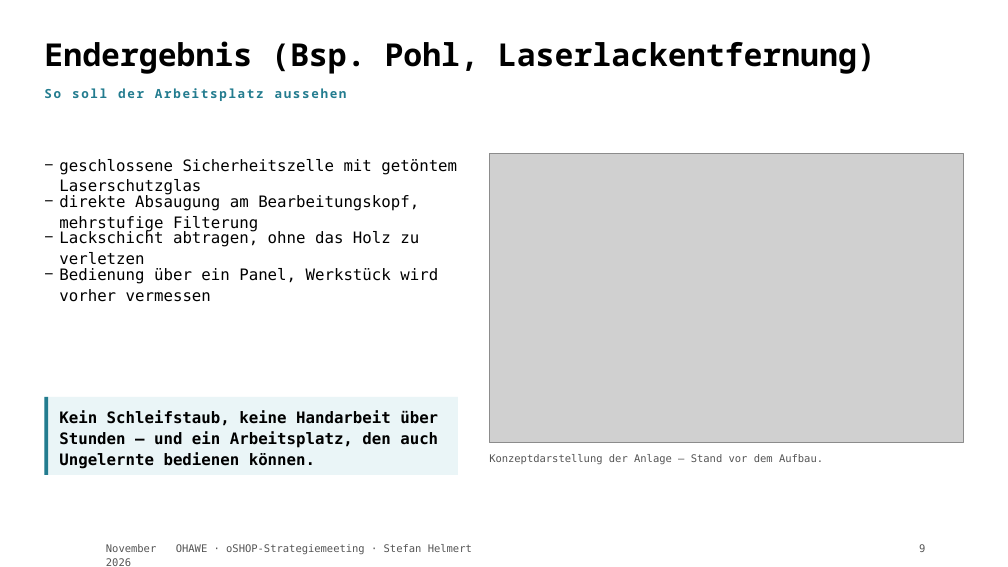
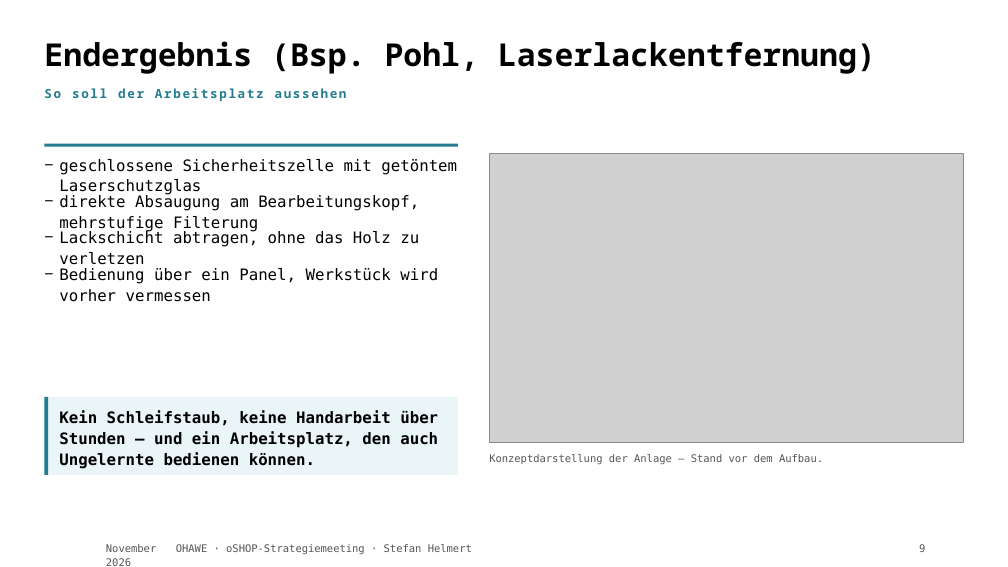
Before and after one commit to TheTesla/slides-oshop-strategieemeeting-ohawe, a slide deck: slide 9 of ohawe-strategie.pptx. Drawn at 1008x567 pixels with LibreOffice and Linux fonts; fonts in the diff are those of the drawing; grey boxes stand for pictures; background and template pictures are left out. Boxes give left, top, right and bottom in pixels: in the first picture for what was removed or moved away, otherwise in the second. Text is boxed around its words. In the diff, an @@ line names an element or a change of style, - is before the commit and + after.

```diff
--- a/ohawe-strategie.pptx
+++ b/ohawe-strategie.pptx
@@ rectangle added at bbox=[45, 144, 458, 147], fill #237C8F @@
```
Also in this commit, not shown: 4 other slides changed, 1 other file.
